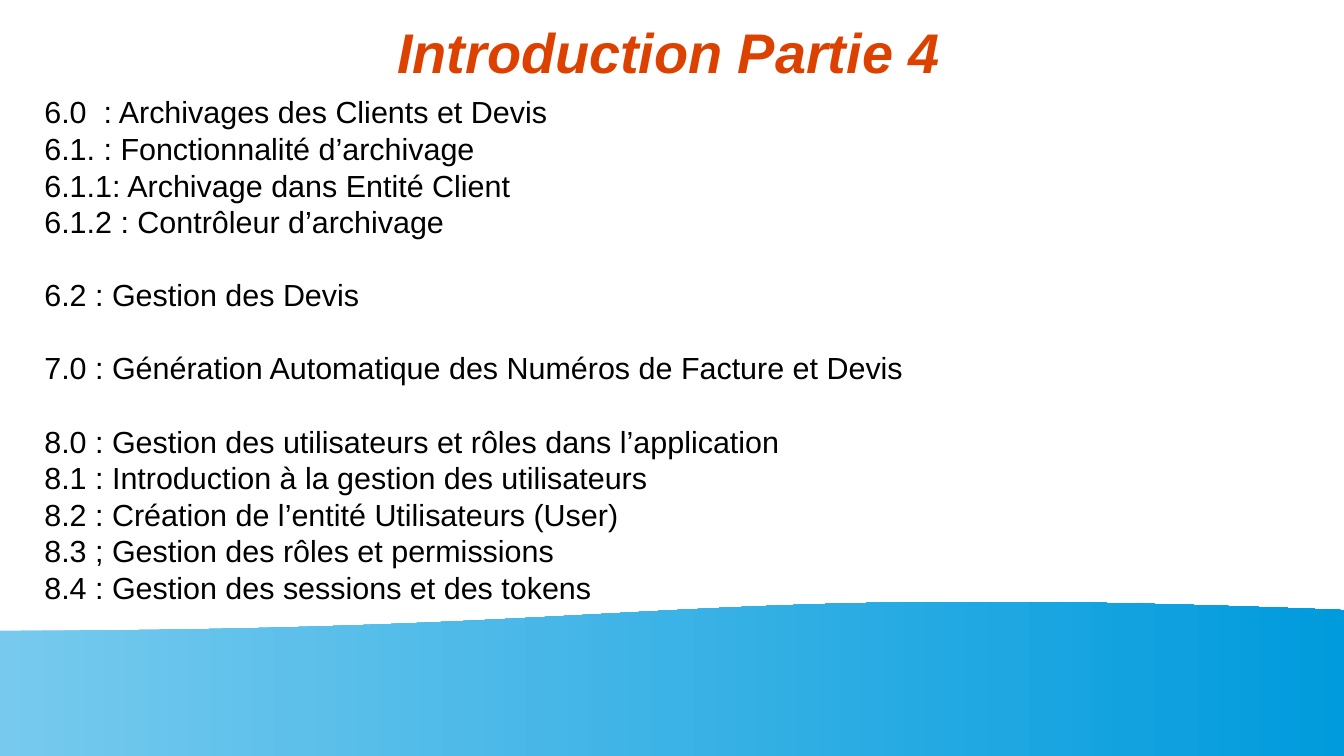
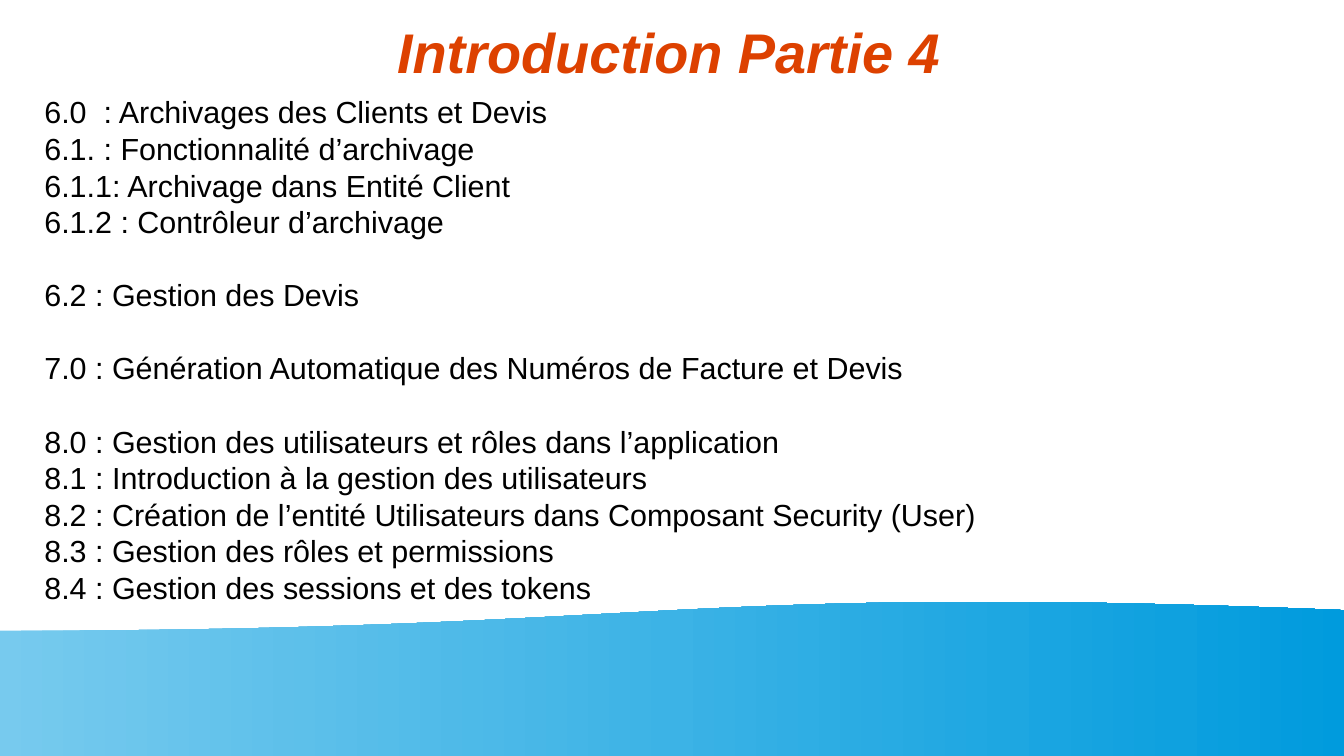
Before and after one commit to Myst564/Dev-Web, a slide deck: slide 7 of Projet Solo/DAB-INVOICE/Diaporama Projet Oral Stage IDEES Numérique.odp. Drawn at 1344x756 pixels with LibreOffice and Linux fonts; fonts in the diff are those of the drawing. Boxes give left, top, right and bottom in pixels: in the first picture for what was removed or moved away, otherwise in the second. Text is boxed around its words. In the diff, an @@ line names an element or a change of style, - is before the commit and + after.

```diff
--- a/Projet Solo/DAB-INVOICE/Diaporama Projet Oral Stage IDEES Numérique.odp
+++ b/Projet Solo/DAB-INVOICE/Diaporama Projet Oral Stage IDEES Numérique.odp
@@ text at (44,503,976,568): text changed @@
-8.2 : Création de l’entité Utilisateurs (User)
-8.3 ; Gestion des rôles et permissions
+8.2 : Création de l’entité Utilisateurs dans Composant Security (User)
+8.3 : Gestion des rôles et permissions
```
Also in this commit, not shown: 30 slides added, 3 other files.
